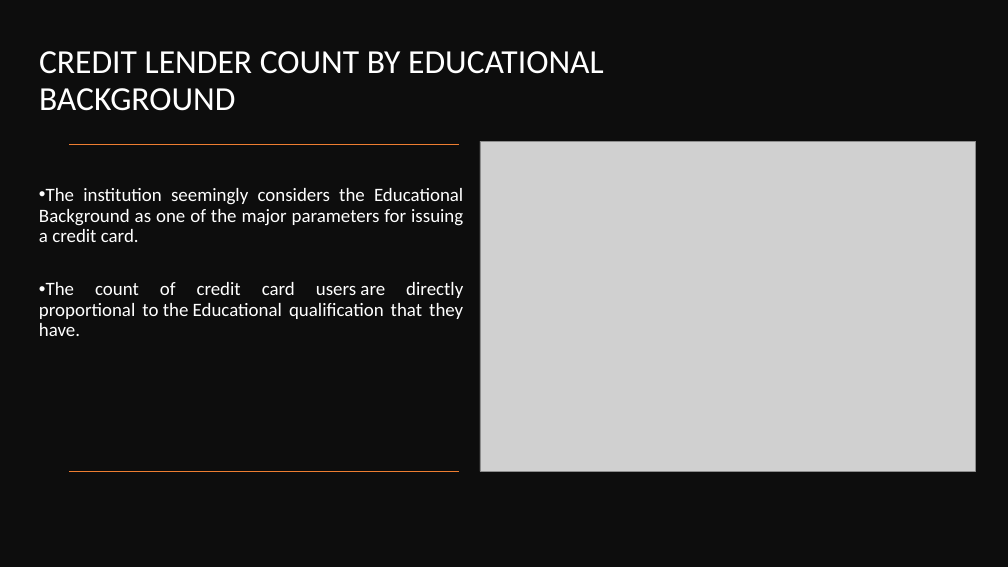
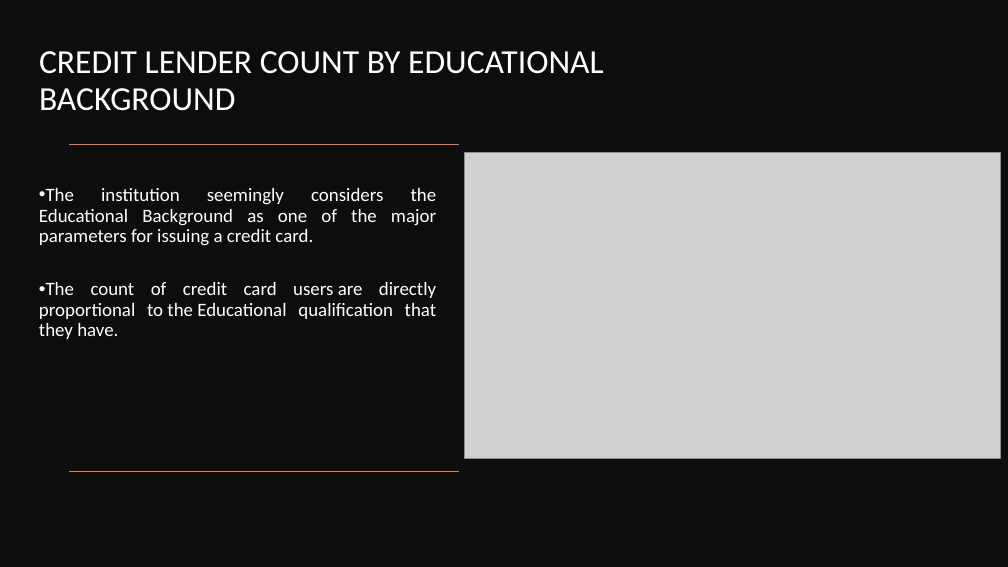
Before and after one commit to ambily-treesa/DAB103-CreditCardDefault, a slide deck: slide 13 of DAB103_Credit_Card_Payment_Default.pptx. Drawn at 1008x567 pixels with LibreOffice and Linux fonts; fonts in the diff are those of the drawing; grey boxes stand for pictures. Boxes give left, top, right and bottom in pixels: in the first picture for what was removed or moved away, otherwise in the second. Text is boxed around its words. In the diff, an @@ line names an element or a change of style, - is before the commit and + after.

```diff
--- a/DAB103_Credit_Card_Payment_Default.pptx
+++ b/DAB103_Credit_Card_Payment_Default.pptx
@@ picture: place and size @@
-picture at [480, 141, 975, 472]
+picture at [465, 153, 1000, 458]
@@ text "The institution seemingly considers the ..." rewrapped from [39, 188, 463, 336] to [39, 188, 437, 339] @@
```
Also in this commit, not shown: 12 other slides changed, 9 slides added, 2 slides removed.
